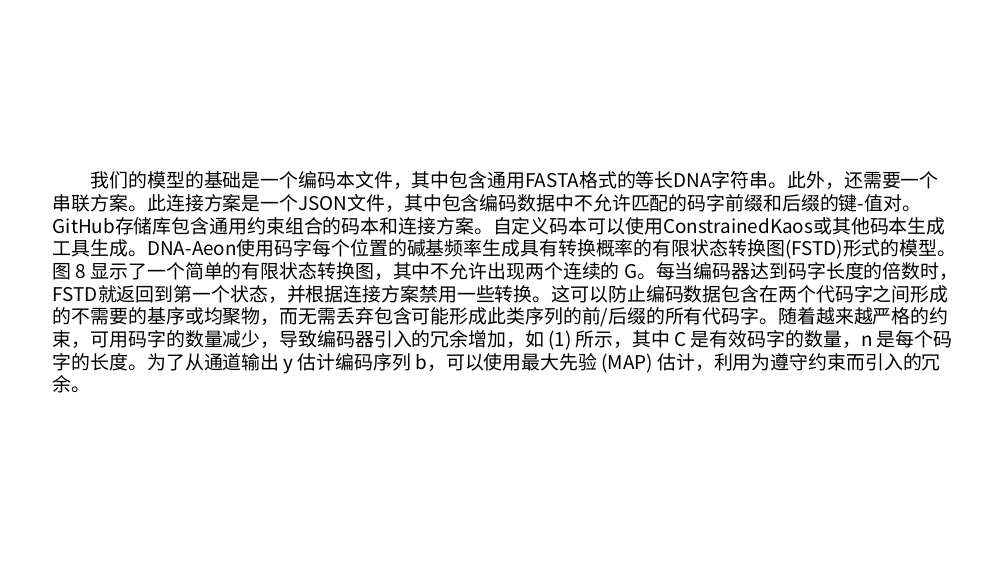
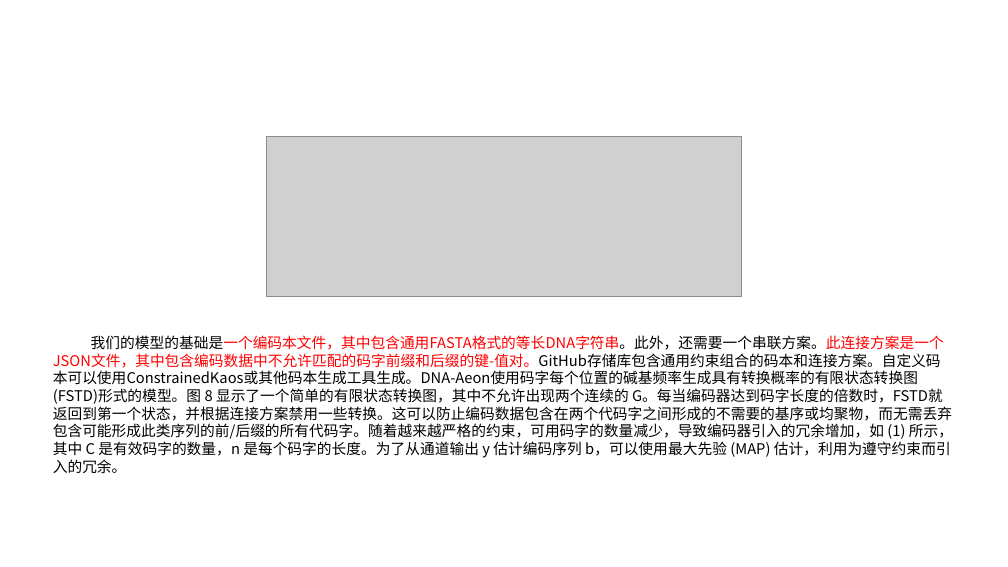
Before and after one commit to Dengminggg/DNA-Storage, a slide deck: slide 15 of DNA-Aeon/DNA-Aeon 为 DNA 存储中的约束遵守和纠错提供灵活的算术编码.pptx (slide 14 before the commit). Drawn at 1008x567 pixels with LibreOffice and Linux fonts; fonts in the diff are those of the drawing; grey boxes stand for pictures. Boxes give left, top, right and bottom in pixels: in the first picture for what was removed or moved away, otherwise in the second. Text is boxed around its words. In the diff, an @@ line names an element or a change of style, - is before the commit and + after.

```diff
--- a/DNA-Aeon/DNA-Aeon 为 DNA 存储中的约束遵守和纠错提供灵活的算术编码.pptx
+++ b/DNA-Aeon/DNA-Aeon 为 DNA 存储中的约束遵守和纠错提供灵活的算术编码.pptx
@@ picture added at [266,136,742,296] @@
@@ text "我们的模型的基础是一个编码本文件，其中包含通用FASTA格式的等长DNA字符串。此外，还需要一个串联方案。此连接方案是一 ...": place and size @@
-text "我们的模型的基础是一个编码本文件，其中包含通用FASTA格式的等长DNA字符串。此外，还需要一个串联方案。此连接方案是一 ..." at [53,171,958,393]
+text "我们的模型的基础是一个编码本文件，其中包含通用FASTA格式的等长DNA字符串。此外，还需要一个串联方案。此连接方案是一 ..." at [53,335,953,473]
@@ text "我们的模型的基础是一个编码本文件，其中包含通用FASTA格式的等长DNA字符串。此外，还需要一个串联方案。此连接方案是一 ..." at [53,335,953,473]: size 18 to 14 pt; text colour #000000 to #FF0000 in "我们的模型的基础是一个编码本文件，其中包含通用FASTA格式的等长DNA字符串。此外，还需要一个串联方案。此连接方案是一 ..." @@
```
Also in this commit, not shown: 13 other slides changed, 1 slide added, 1 other file.
